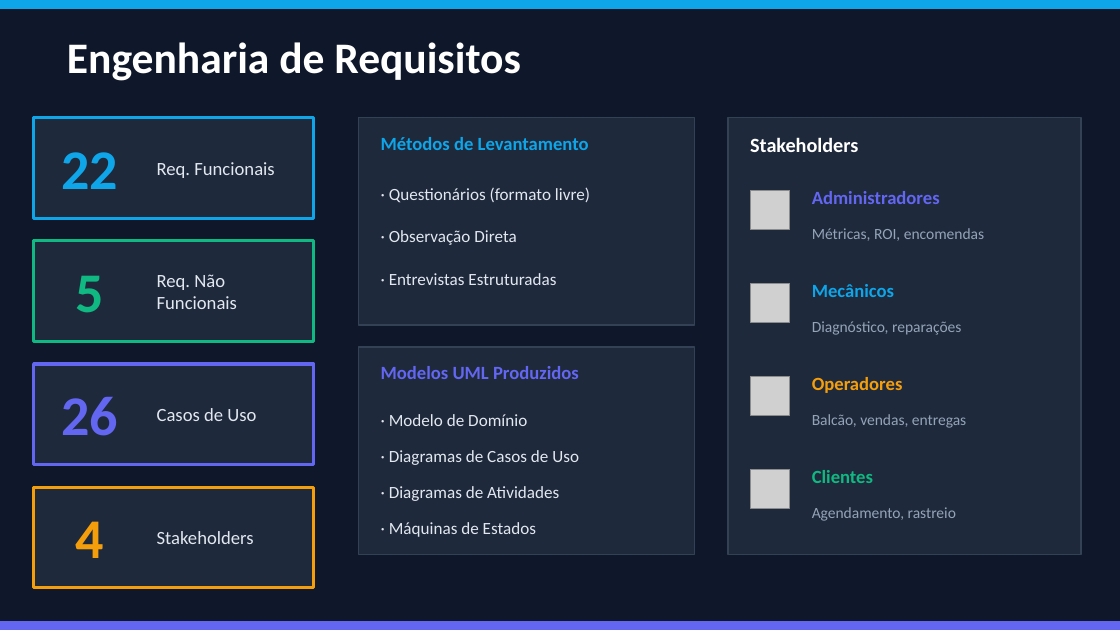
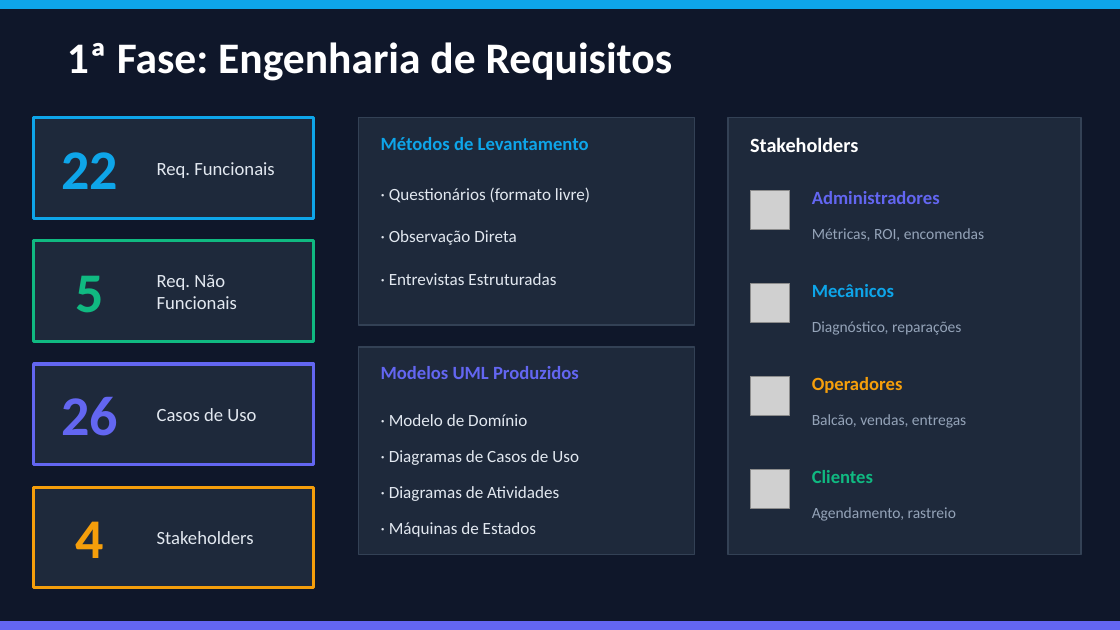
Before and after one commit to Diogoesteves11/LI4, a slide deck: slide 5 of FixNPresent_v2 .pptx. Drawn at 1120x630 pixels with LibreOffice and Linux fonts; fonts in the diff are those of the drawing; grey boxes stand for pictures. Boxes give left, top, right and bottom in pixels: in the first picture for what was removed or moved away, otherwise in the second. Text is boxed around its words. In the diff, an @@ line names an element or a change of style, - is before the commit and + after.

```diff
--- a/FixNPresent_v2 .pptx
+++ b/FixNPresent_v2 .pptx
@@ text at bbox=[67, 42, 673, 81]: text changed @@
-Engenharia de Requisitos
+1ª Fase: Engenharia de Requisitos
```
Also in this commit, not shown: 9 other slides changed, 4 slides added.
